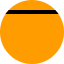
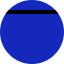
Two versions of the same layered image (64x64). Layer-by-layer changes:
added layer "Ebene #2" above "Ebene" over [0, 0, 64, 64]
hid "Ebene" over [0, 0, 64, 64]
